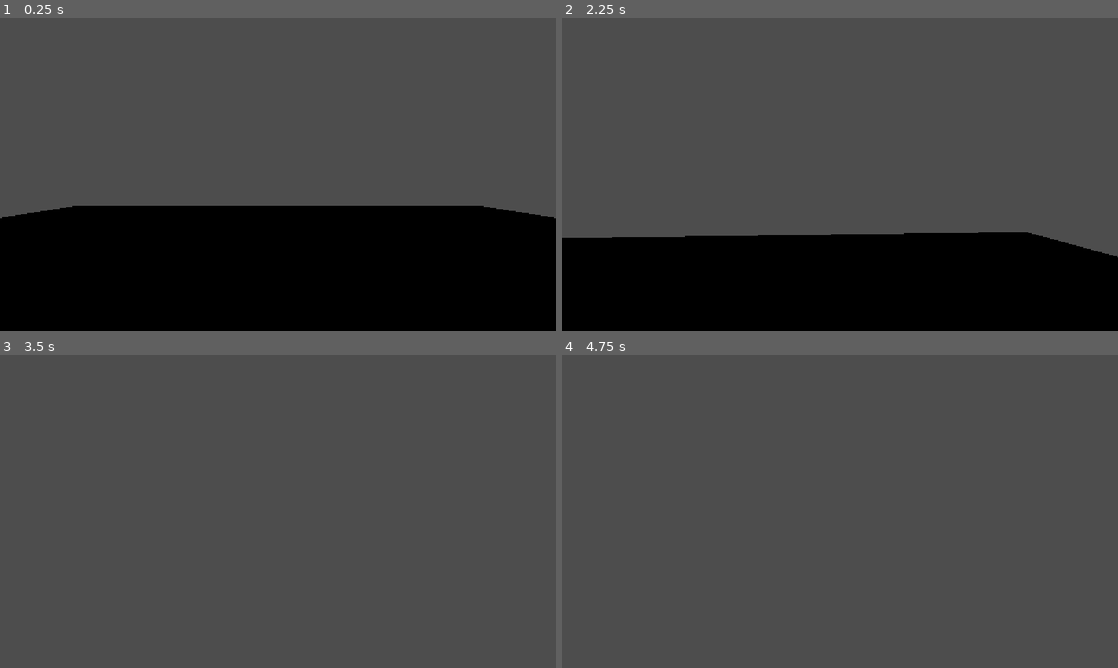
Above: before the commit, frames 1-4 (two rows, left to right).
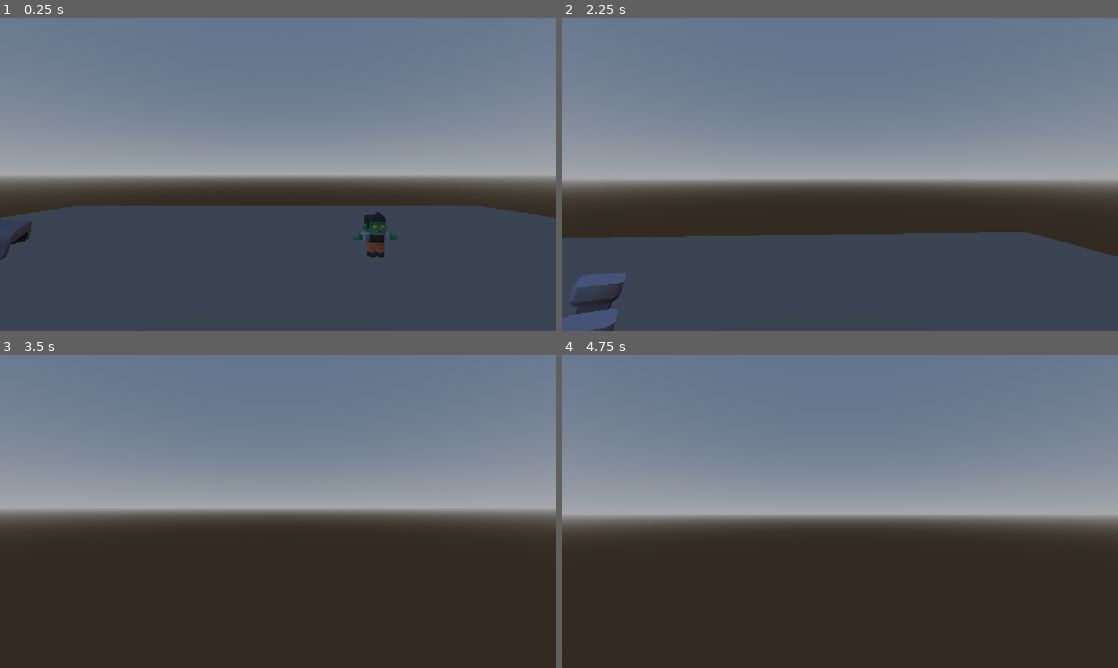
Above: after the commit, the same moments.

Repository: Constanze3/kenney-jam-2026
Game: Godot game, scene res://scenes/test_scene.tscn
Two runs of this game, one before a commit and one after it. Both use one fixed random seed, a clock stepped at 60 frames per second and the inputs below.
Inputs (mouse positions are in pixels of both pictures, inside the frame that each line leads up to):
- Up to frame 1 (0.25 s): no input
- Up to frame 2 (2.25 s): tap Enter at 0.5 s; move the mouse to (962, 158) at 0.52 s; hold D (right) 0.53-1.28 s; tap Space (jump) at 0.6, 0.77, 1.07, 1.35, 1.52, 1.82, 2.1 s; click (962, 158) at 0.67 s; move the mouse to (812, 174) at 1.27 s; hold W (forward) from 1.28 s (still down); move the mouse to (851, 168) at 2.02 s
- Up to frame 3 (3.5 s): keep holding W (forward); move the mouse to (272, 517) at 2.77 s; tap Space (jump) at 2.85, 3.02, 3.32 s
- Up to frame 4 (4.75 s): keep holding W (forward); tap Space (jump) at 3.5, 3.6, 3.77, 4.07, 4.35, 4.52 s; move the mouse to (878, 514) at 3.52 s; tap Enter at 4.25 s; move the mouse to (795, 508) at 4.27 s

The runs differ from the first frame. In frame 1, 97% of the frame differs, in the area x 0-100%, y 0-100%; in frame 2, 97%; in frame 3, 97%; in frame 4, 97%.

Commit message:
feat: setup turret

Diff:
--- a/scenes/test_scene.tscn
+++ b/scenes/test_scene.tscn
@@ -1,11 +1,25 @@
 [gd_scene format=3 uid="uid://btjqvglew5lo4"]
 
 [ext_resource type="PackedScene" uid="uid://maen18bhyk43" path="res://scenes/player.tscn" id="1_g7g4h"]
+[ext_resource type="PackedScene" uid="uid://dxt3y0krvxxth" path="res://assets/guns/blaster-g.glb" id="2_j8ivh"]
+[ext_resource type="Script" uid="uid://d2wh6sfkj4ou0" path="res://scripts/turret.gd" id="3_7ddre"]
+[ext_resource type="PackedScene" uid="uid://csfrbaubgqokb" path="res://assets/graveyard/cross-column.glb" id="3_nd71p"]
+[ext_resource type="PackedScene" uid="uid://y6ongt6x0lr4" path="res://assets/graveyard/border-pillar.glb" id="4_3qnke"]
+[ext_resource type="PackedScene" uid="uid://b4tj543ps1ljv" path="res://assets/graveyard/character-zombie.glb" id="5_qjeyg"]
 
 [sub_resource type="BoxShape3D" id="BoxShape3D_a5oyu"]
 size = Vector3(2, 0.001, 2)
 
 [sub_resource type="PlaneMesh" id="PlaneMesh_vt8ps"]
+
+[sub_resource type="ProceduralSkyMaterial" id="ProceduralSkyMaterial_72pfp"]
+
+[sub_resource type="Sky" id="Sky_g5dq4"]
+sky_material = SubResource("ProceduralSkyMaterial_72pfp")
+
+[sub_resource type="Environment" id="Environment_vt8ps"]
+background_mode = 2
+sky = SubResource("Sky_g5dq4")
 
 [node name="Node3D" type="Node3D" unique_id=1151740289]
 
@@ -21,3 +35,22 @@
 
 [node name="Player" parent="." unique_id=432607406 instance=ExtResource("1_g7g4h")]
 transform = Transform3D(1, 0, 0, 0, 1, 0, 0, 0, 1, 0, 1.0685859, 0)
+
+[node name="WorldEnvironment" type="WorldEnvironment" parent="." unique_id=833244069]
+environment = SubResource("Environment_vt8ps")
+
+[node name="cross-column2" parent="." unique_id=1778716703 instance=ExtResource("3_nd71p")]
+transform = Transform3D(0.8, 0, 0, 0, 1, 0, 0, 0, 0.8, -2.4229803, 0.004999995, -0.3059523)
+
+[node name="TurretHead" type="Node3D" parent="." unique_id=1791739647 node_paths=PackedStringArray("target")]
+transform = Transform3D(1, 0, 0, 0, 1, 0, 0, 0, 1, -2.4530554, 1.1183462, -0.3140899)
+script = ExtResource("3_7ddre")
+seconds_between_shots = 0.4
+target = NodePath("../character-zombie2")
+something = ExtResource("4_3qnke")
+
+[node name="blaster-g2" parent="TurretHead" unique_id=2116126992 instance=ExtResource("2_j8ivh")]
+transform = Transform3D(3, 0, 0, 0, 3, 0, 0, 0, 3, 0, 0, -0.21853054)
+
+[node name="character-zombie2" parent="." unique_id=647265750 instance=ExtResource("5_qjeyg")]
+transform = Transform3D(1, 0, 0, 0, 1, 0, 0, 0, 1, 1.847132, 0.004999876, -3.8848016)
--- a/scripts/player.gd
+++ b/scripts/player.gd
@@ -12,7 +12,6 @@
 @export var pitch: float
 
 @export var direction: Vector2 = Vector2.ZERO
-@export var should_jump: bool = false
 
 func get_sensitivity() -> float:
 	return sensitivity * sensitivity_multiplier
--- /dev/null
+++ b/scripts/turret.gd
@@ -0,0 +1,46 @@
+extends Node3D
+
+@export var seconds_between_shots: float = 1
+@export var inaccuracy: float = 1
+
+@export var target: Node3D
+@export var should_shoot: bool = false
+
+@export var something: PackedScene
+
+var timer: Timer
+
+func _ready() -> void:
+	timer = Timer.new()
+	timer.autostart = true
+	timer.wait_time = seconds_between_shots
+	timer.timeout.connect(shoot)
+	add_child(timer)
+
+func _process(_delta: float) -> void:
+	look_at(target.position, Vector3.UP)
+
+func _physics_process(_delta: float) -> void:
+	if should_shoot:
+		should_shoot = false
+
+		var vector_to_target = target.global_position - global_position
+		var orthogonal_unit_vector = Vector3(
+			-vector_to_target.z,
+			vector_to_target.y,
+			vector_to_target.x
+		).normalized()
+
+		var offset_angle = randf_range(0, TAU)
+		var offset_magnitude = randfn(0, inaccuracy)
+		var offset_vector = orthogonal_unit_vector.rotated(vector_to_target.normalized(), offset_angle) * offset_magnitude
+
+		var shot_vector = vector_to_target + offset_vector
+
+		var indicator = something.instantiate() as Node3D
+		add_child(indicator)
+		indicator.global_position = global_position + shot_vector
+
+
+func shoot() -> void:
+	should_shoot = true
Binary file added: assets/graveyard/Textures/colormap.png
Not shown, added: assets/graveyard/Textures/colormap.png.import
Binary file added: assets/graveyard/altar-stone.glb
Not shown, added: assets/graveyard/altar-stone.glb.import
Binary file added: assets/graveyard/altar-wood.glb
Not shown, added: assets/graveyard/altar-wood.glb.import
Binary file added: assets/graveyard/bench-damaged.glb
Not shown, added: assets/graveyard/bench-damaged.glb.import
Binary file added: assets/graveyard/bench.glb
Not shown, added: assets/graveyard/bench.glb.import
Binary file added: assets/graveyard/border-pillar.glb
Not shown, added: assets/graveyard/border-pillar.glb.import
(and 255 more such lines)
